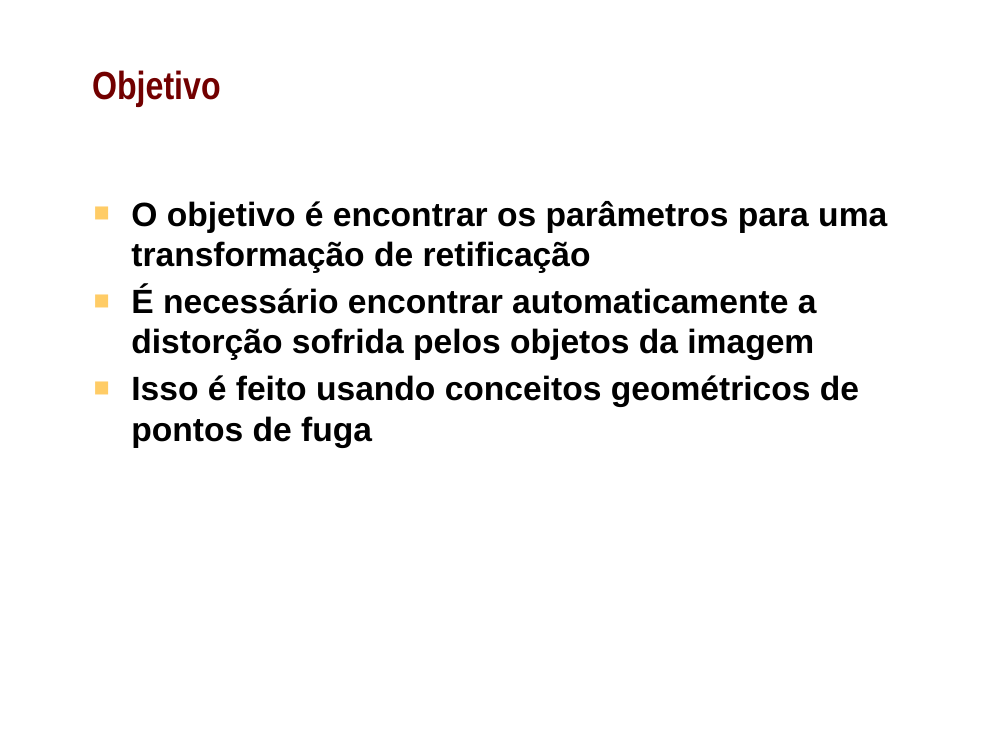
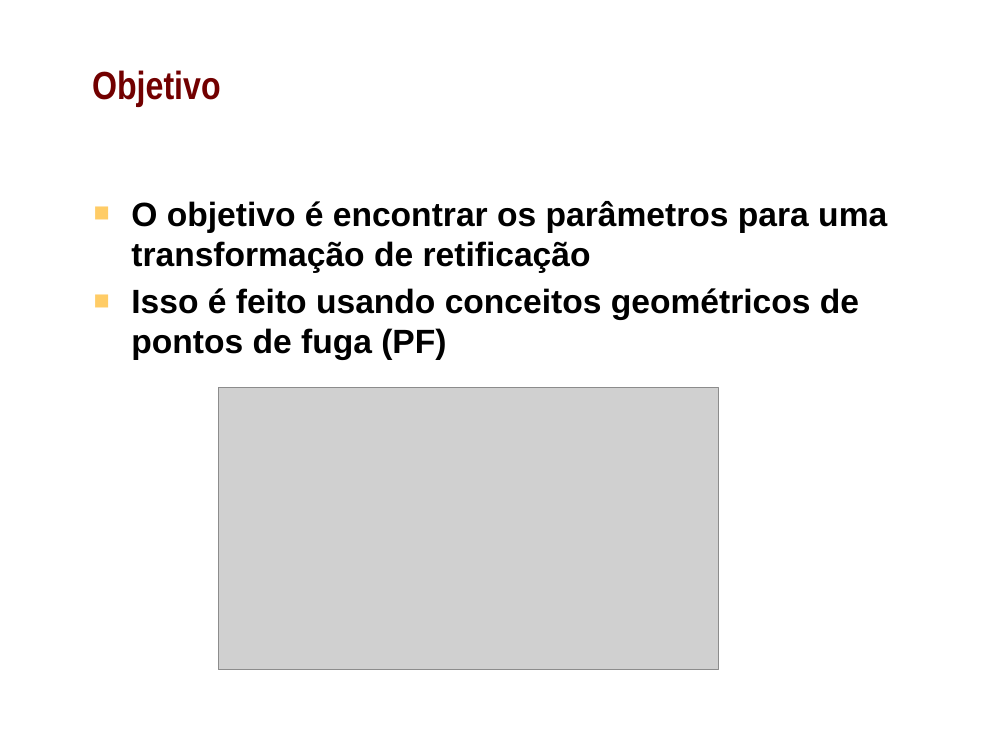
Before and after one commit to shannonyu/perspective-rectification, a slide deck: slide 6 of doc/pres.pptx (slide 7 before the commit). Drawn at 1008x756 pixels with LibreOffice and Linux fonts; fonts in the diff are those of the drawing; grey boxes stand for pictures; background and template pictures are left out. Boxes give left, top, right and bottom in pixels: in the first picture for what was removed or moved away, otherwise in the second. Text is boxed around its words. In the diff, an @@ line names an element or a change of style, - is before the commit and + after.

```diff
--- a/doc/pres.pptx
+++ b/doc/pres.pptx
@@ text at bbox=[131, 288, 859, 360]: text changed @@
-■ É necessário encontrar automaticamente a distorção sofrida pelos objetos da imagem
-■ Isso é feito usando conceitos geométricos de pontos de fuga
+■ Isso é feito usando conceitos geométricos de pontos de fuga (PF)
@@ picture added at bbox=[219, 388, 719, 670] @@
```
Also in this commit, not shown: 1 other slide changed, 11 slides added, 2 slides removed.
